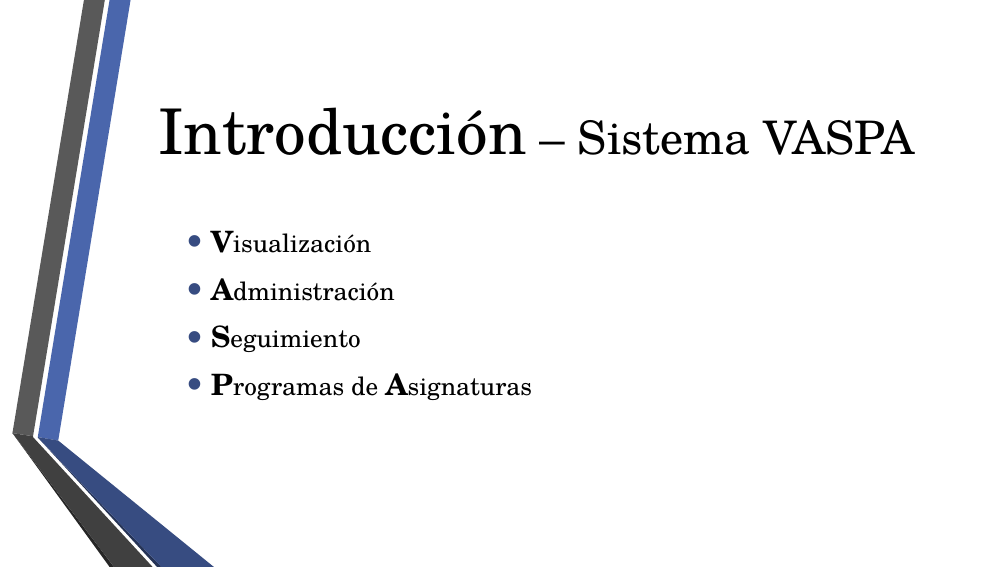
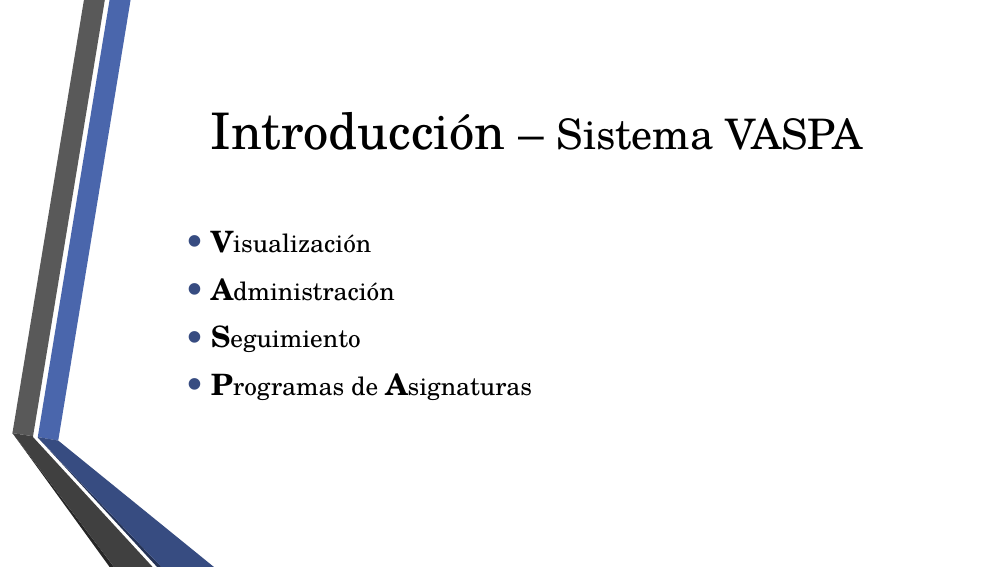
Before and after one commit to fge23/Sistema-VASPA, a slide deck: slide 4 of Presentaciones/Presentación VASPA - Diciembre 2020 - Examen Final/Presentación VASPA - Diciembre 2020 - Examen Final.pptx (slide 2 before the commit). Drawn at 1008x567 pixels with LibreOffice and Linux fonts; fonts in the diff are those of the drawing; background and template pictures are left out. Boxes give left, top, right and bottom in pixels: in the first picture for what was removed or moved away, otherwise in the second. Text is boxed around its words. In the diff, an @@ line names an element or a change of style, - is before the commit and + after.

```diff
--- a/Presentaciones/Presentación VASPA - Diciembre 2020 - Examen Final/Presentación VASPA - Diciembre 2020 - Examen Final.pptx
+++ b/Presentaciones/Presentación VASPA - Diciembre 2020 - Examen Final/Presentación VASPA - Diciembre 2020 - Examen Final.pptx
@@ title "Introducción – Sistema VASPA" at bbox=[211, 112, 863, 150]: size 60 to 48 pt in "Introducción"; size 44 to 40 pt in "Sistema VASPA" @@
```
Also in this commit, not shown: 5 other slides changed.
